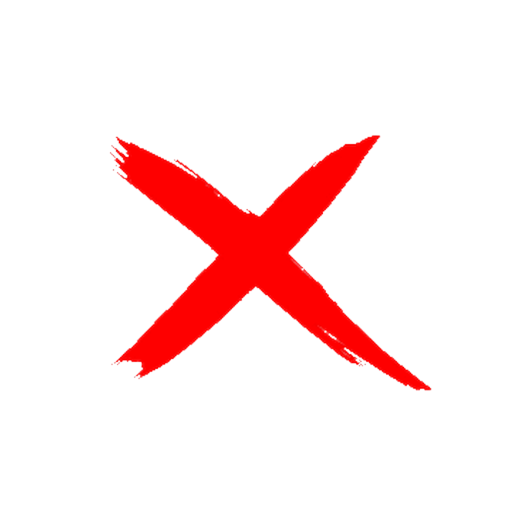
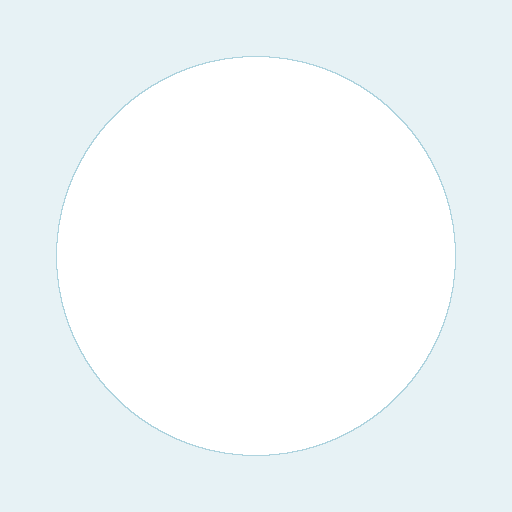
The second 512px x 512px image is a revision of the first. Changes to its layers:
hid "red_x_512.png copy" over [109, 134, 432, 392]
added layer "Layer #10" above "Layer #9" over [0, 0, 512, 512]
